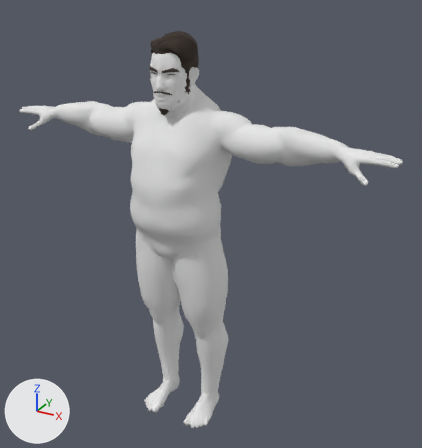
One commit to the glTF model assets-src/quaternius/out/pirate_base_stout.glb: the scene before it, then after it.
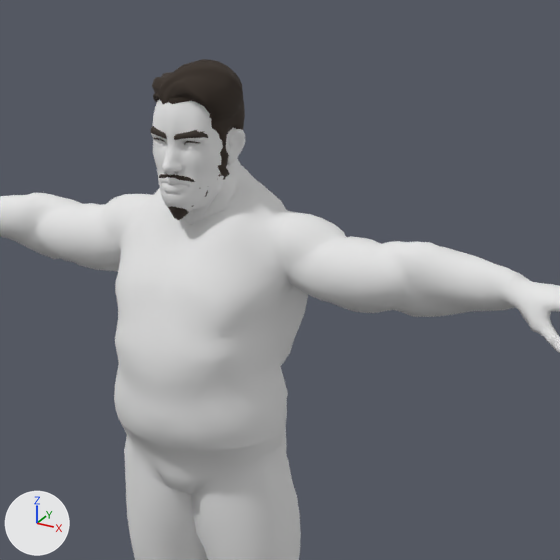
Each version appears first whole from a 50 mm camera at (1.245, -1.965, 2.003) aimed at (0.117, 0.086, 0.977), and next in a close-up on the part from 17% to 86% of the width and 0% to 66% of the height. The lights are fixed; the arrows at lower left show +X, +Y and +Z. The first two pictures are the older version.

In view in the first close-up: 'body', 'hair_simpleparted' and 4 more.
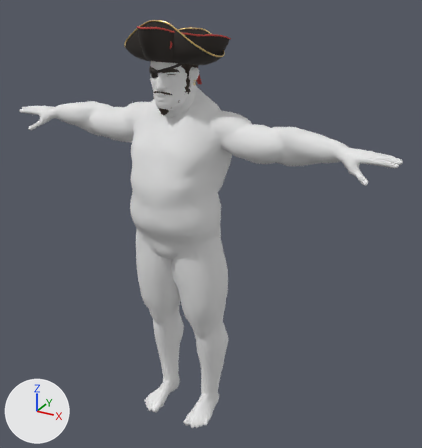
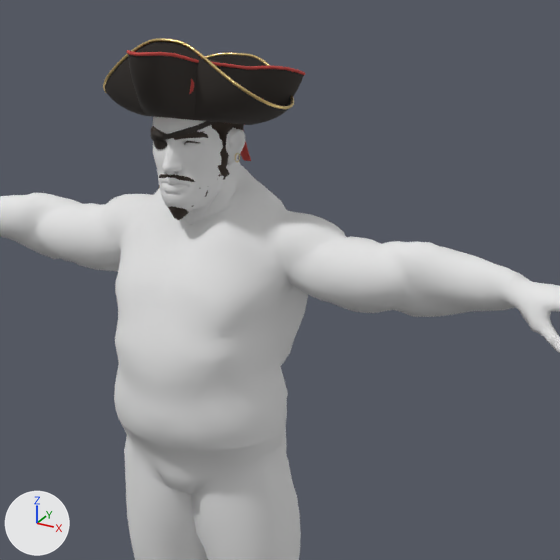
The change, as a diff of the scene's bpy script:
```diff
--- a/assets-src/quaternius/out/pirate_base_stout.glb.py
+++ b/assets-src/quaternius/out/pirate_base_stout.glb.py
@@ mat_mi_wardrobe_band @@
+mat_mi_wardrobe_band = principled_material('MI_wardrobe_band')
+mat_mi_wardrobe_band.base_color = (0.012, 0.01, 0.009)  # black #1d1918
+mat_mi_wardrobe_band.roughness = 0.7
@@ mat_mi_wardrobe_felt @@
+mat_mi_wardrobe_felt = principled_material('MI_wardrobe_felt')
+mat_mi_wardrobe_felt.base_color = (0.03, 0.024, 0.02)  # dark grey #302b27
+mat_mi_wardrobe_felt.roughness = 0.88
@@ mat_mi_wardrobe_crew @@
+mat_mi_wardrobe_crew = principled_material('MI_wardrobe_crew')
+mat_mi_wardrobe_crew.base_color = (0.55, 0.06, 0.05)  # red #c4453f
+mat_mi_wardrobe_crew.roughness = 0.8
@@ mat_mi_wardrobe_gold @@
+mat_mi_wardrobe_gold = principled_material('MI_wardrobe_gold')
+mat_mi_wardrobe_gold.base_color = (0.83, 0.62, 0.26)  # beige #ebce8b
+mat_mi_wardrobe_gold.metallic = 1.0
+mat_mi_wardrobe_gold.roughness = 0.3
@@ mat_mi_wardrobe_leather @@
+mat_mi_wardrobe_leather = principled_material('MI_wardrobe_leather')
+mat_mi_wardrobe_leather.base_color = (0.022, 0.016, 0.012)  # black #29221d
+mat_mi_wardrobe_leather.roughness = 0.55
@@ me_hat_tricorn_002 @@
+me_hat_tricorn_002.from_pydata(...)  # 4610 vertices, 9216 faces; spans x -0.19..0.19, y -0.204..0.176, z 1.643..1.812
+# faces by material slot: [7168, 1024, 1024]
+me_hat_tricorn_002.materials.append(mat_mi_wardrobe_felt)  # dark grey #302b27
+me_hat_tricorn_002.materials.append(mat_mi_wardrobe_band)  # black #1d1918
+me_hat_tricorn_002.materials.append(mat_mi_wardrobe_crew)  # red #c4453f
@@ me_hat_bicorn_002 @@
+me_hat_bicorn_002.from_pydata(...)  # 4658 vertices, 9308 faces; spans x -0.201..0.201, y -0.123..0.171, z 1.643..1.829
+# faces by material slot: [7168, 1024, 1024, 92]
+me_hat_bicorn_002.materials.append(mat_mi_wardrobe_felt)  # dark grey #302b27
+me_hat_bicorn_002.materials.append(mat_mi_wardrobe_band)  # black #1d1918
+me_hat_bicorn_002.materials.append(mat_mi_wardrobe_gold)  # beige #ebce8b
+me_hat_bicorn_002.materials.append(mat_mi_wardrobe_crew)  # red #c4453f
@@ me_hat_bandana_002 @@
+me_hat_bandana_002.from_pydata(...)  # 3052 vertices, 6088 faces; spans x -0.09..0.09, y -0.108..0.173, z 1.557..1.757
+me_hat_bandana_002.materials.append(mat_mi_wardrobe_crew)  # red #c4453f
@@ me_acc_eyepatch_002 @@
+me_acc_eyepatch_002.from_pydata(...)  # 954 vertices, 1900 faces; spans x -0.098..0.08, y -0.105..0.111, z 1.616..1.698
+me_acc_eyepatch_002.materials.append(mat_mi_wardrobe_leather)  # black #29221d
@@ ob_hat_tricorn @@
+ob_hat_tricorn = bpy.data.objects.new('hat_tricorn', me_hat_tricorn_002)
+ob_hat_tricorn.location = (0.0, 0.0, 0.0)
@@ ob_hat_bicorn @@
+ob_hat_bicorn = bpy.data.objects.new('hat_bicorn', me_hat_bicorn_002)
+ob_hat_bicorn.location = (0.0, 0.0, 0.0)
@@ ob_hat_bandana @@
+ob_hat_bandana = bpy.data.objects.new('hat_bandana', me_hat_bandana_002)
+ob_hat_bandana.location = (0.0, 0.0, 0.0)
@@ ob_acc_eyepatch @@
+ob_acc_eyepatch = bpy.data.objects.new('acc_eyepatch', me_acc_eyepatch_002)
+ob_acc_eyepatch.location = (0.0, 0.0, 0.0)
```

Location of each change, [x1, y1, x2, y2] in pixels of the close-ups (560 x 560 px):
'hat_bicorn', added: after [103, 38, 294, 125]
    faces in mat_mi_wardrobe_felt (dark grey #302b27): [105, 42, 291, 125]
    faces in mat_mi_wardrobe_gold (beige #ebce8b): [103, 38, 294, 109]
'hat_tricorn', added: after [126, 50, 305, 125]
    faces in mat_mi_wardrobe_felt (dark grey #302b27): [128, 54, 304, 125]
    faces in mat_mi_wardrobe_crew (red #c4453f): [126, 50, 305, 75]
'acc_eyepatch', added (black): after [150, 121, 216, 149]
'hat_bandana', added (mostly hidden): after [240, 124, 251, 161]
'hair_simpleparted', unchanged, covered by the edit: before [152, 59, 245, 146]; after [210, 60, 233, 142]
